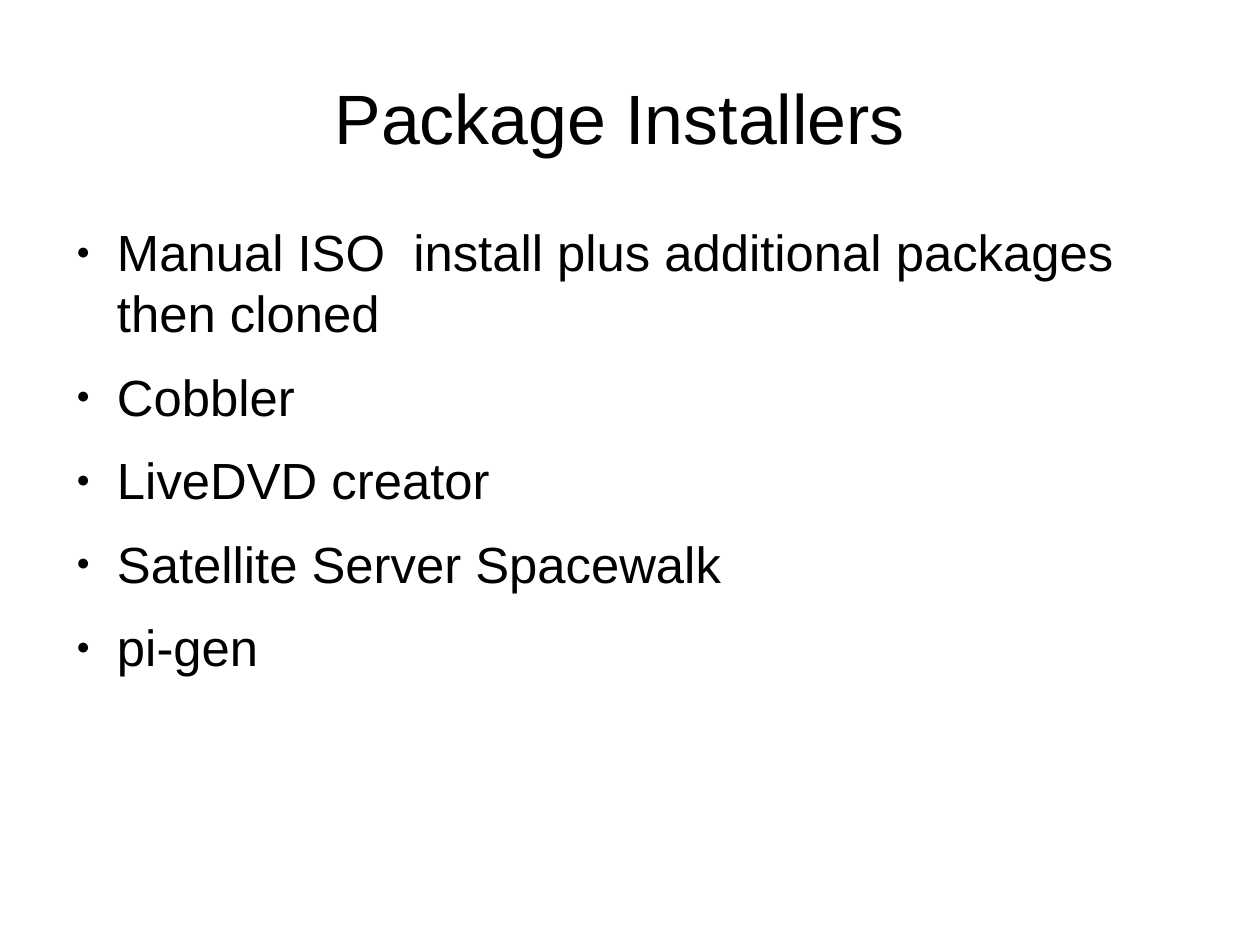
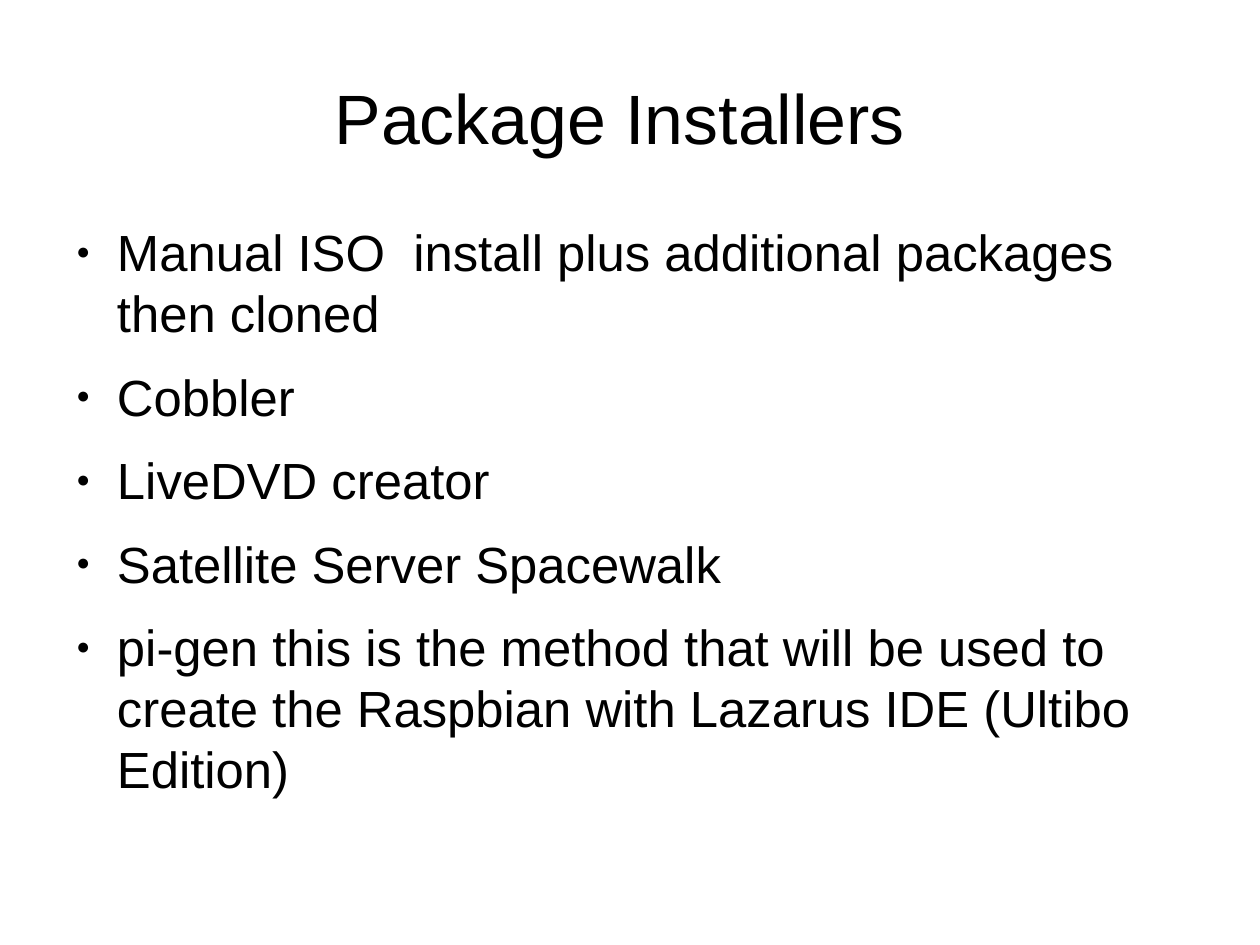
Before and after one commit to develone/raspbian-pi-gen, a slide deck: slide 6 of design.odp. Drawn at 1260x945 pixels with LibreOffice and Linux fonts; fonts in the diff are those of the drawing. Boxes give left, top, right and bottom in pixels: in the first picture for what was removed or moved away, otherwise in the second. Text is boxed around its words. In the diff, an @@ line names an element or a change of style, - is before the commit and + after.

Commit message:
fixing spelling adding examples of compiles

```diff
--- a/design.odp
+++ b/design.odp
@@ text at (117, 629, 1130, 738): text changed @@
-● pi-gen
+● pi-gen this is the method that will be used to create the Raspbian with Lazarus IDE (Ultibo Edition)
```
Also in this commit, not shown: 3 other slides changed, 1 slide added.
